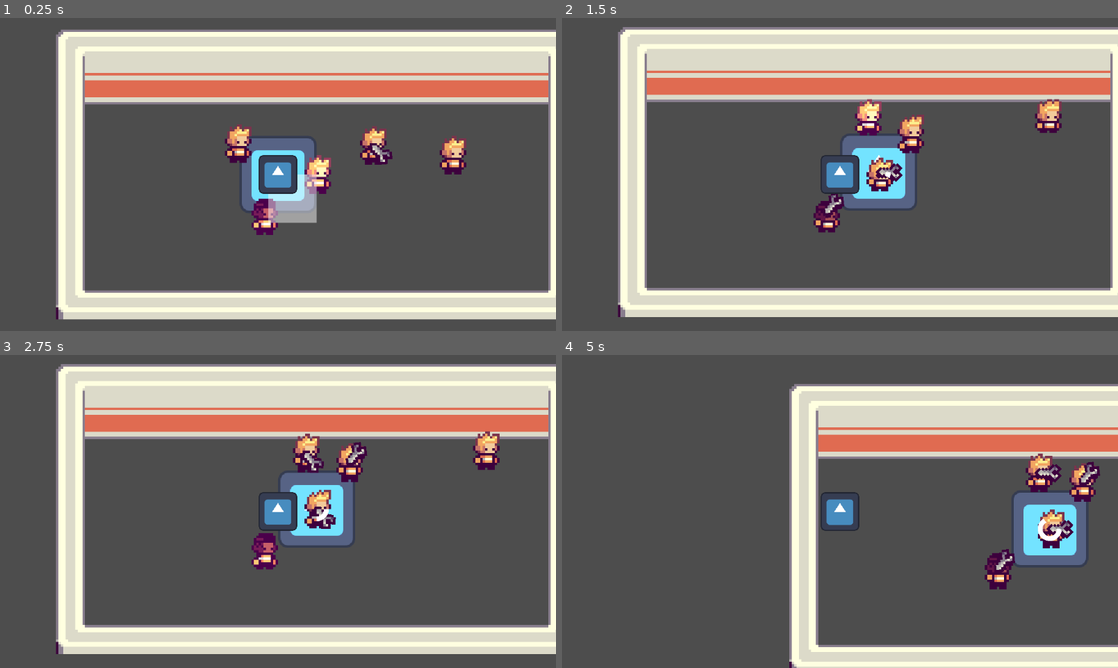
Above: before the commit, frames 1-4 (two rows, left to right).
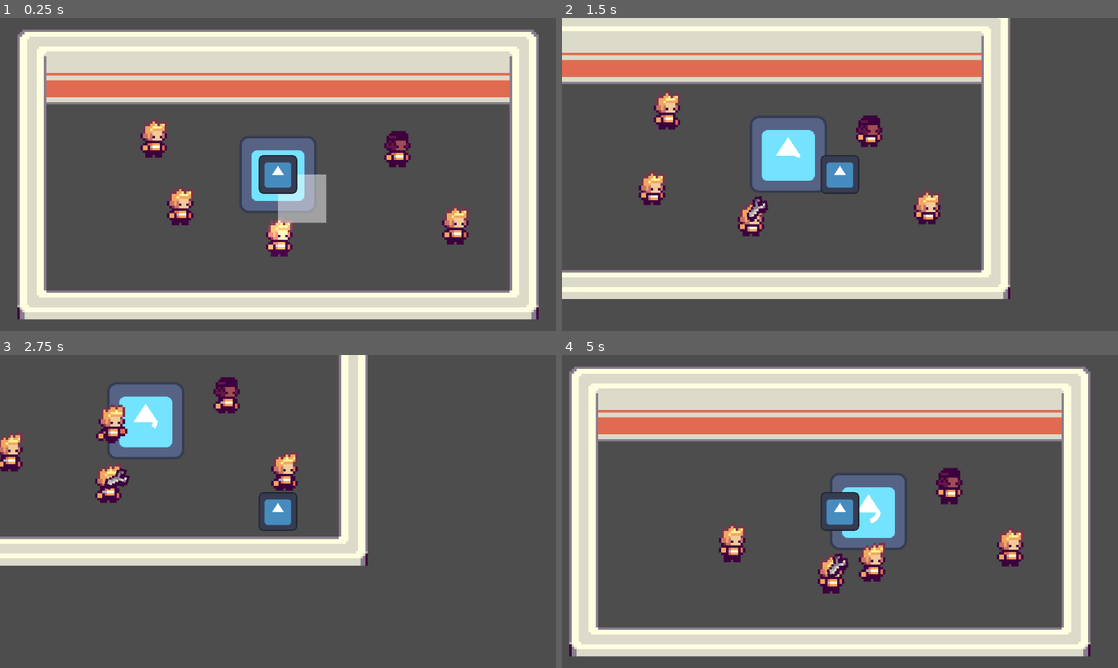
Above: after the commit, the same moments.

Repository: EEGAR1/summer-game-jam
Game: Godot game, scene res://scenes/main.tscn
The game is run twice, just before and just after one commit, with the same random seed, the same clock (stepped at 60 frames per second) and the same inputs. The engine's default icon, where the game draws it, is replaced by a stand-in: a white triangle on a blue panel in a dark square.
Inputs (mouse positions are in pixels of both pictures, inside the frame that each line leads up to):
- Up to frame 1 (0.25 s): no input
- Up to frame 2 (1.5 s): move the mouse to (878, 171) at 0.52 s; press the mouse at (878, 171) at 0.53 s; hold D (move_right) 0.53-1.28 s; move the mouse to (867, 115) at 1.27 s; release the mouse at (867, 115) at 1.28 s; hold S (move_down) from 1.28 s (still down); click (867, 115) at 1.35 s
- Up to frame 3 (2.75 s): move the mouse to (261, 549) at 2.02 s; release S (move_down) at 2.03 s; press the mouse at (261, 549) at 2.03 s; hold D (move_right) from 2.03 s (still down)
- Up to frame 4 (5 s): move the mouse to (912, 461) at 2.77 s; release D (move_right) at 2.78 s; release the mouse at (912, 461) at 2.78 s; hold W (move_up) 2.78-3.53 s; click (912, 461) at 2.85 s; move the mouse to (1045, 470) at 3.52 s; press the mouse at (1045, 470) at 3.53 s; hold A (move_left) from 3.53 s (still down); move the mouse to (673, 464) at 4.27 s; release the mouse at (673, 464) at 4.28 s; click (673, 464) at 4.35 s

The runs differ from the first frame. In frame 1, 20% of the frame differs, in the area x 3-100%, y 3-97%; in frame 2, 48%; in frame 3, 46%; in frame 4, 49%, in the area x 1-100%, y 3-100%.

Commit message:
Collision Bugfixes

Diff:
--- a/scenes/main.tscn
+++ b/scenes/main.tscn
@@ -29,33 +29,19 @@
 [node name="Node2D" type="Node2D" unique_id=343001479]
 
 [node name="Citizen" parent="." unique_id=1228245065 instance=ExtResource("1_tbgi4")]
-collision_layer = 1
-collision_mask = 0
-stress = 10.0
+position = Vector2(-41, 13)
 
-[node name="Citizen2" parent="." unique_id=808004829 instance=ExtResource("1_tbgi4")]
-position = Vector2(-33, -12)
-collision_layer = 1
-collision_mask = 0
-stress = 10.0
+[node name="Citizen2" parent="." unique_id=383556618 instance=ExtResource("1_tbgi4")]
+position = Vector2(-52, -15)
 
-[node name="Citizen3" parent="." unique_id=1980203821 instance=ExtResource("1_tbgi4")]
-position = Vector2(-22, 17)
-collision_layer = 1
-collision_mask = 0
-stress = 10.0
+[node name="Citizen3" parent="." unique_id=812543357 instance=ExtResource("1_tbgi4")]
+position = Vector2(49, -11)
 
-[node name="Citizen4" parent="." unique_id=1246393372 instance=ExtResource("1_tbgi4")]
-position = Vector2(23, -12)
-collision_layer = 1
-collision_mask = 0
-stress = 10.0
+[node name="Citizen4" parent="." unique_id=1863117809 instance=ExtResource("1_tbgi4")]
+position = Vector2(0, 26)
 
-[node name="Citizen5" parent="." unique_id=2042692568 instance=ExtResource("1_tbgi4")]
-position = Vector2(56, -8)
-collision_layer = 1
-collision_mask = 0
-stress = 10.0
+[node name="Citizen5" parent="." unique_id=1981682092 instance=ExtResource("1_tbgi4")]
+position = Vector2(73, 21)
 
 [node name="Camera2D" type="Camera2D" parent="." unique_id=493783764]
 zoom = Vector2(5, 5)
@@ -97,8 +83,8 @@
 script = ExtResource("6_tefeu")
 
 [node name="Player" type="CharacterBody2D" parent="." unique_id=1447796050]
-collision_layer = 3
-collision_mask = 3
+collision_layer = 0
+collision_mask = 2
 script = ExtResource("7_o6xl0")
 
 [node name="CollisionShape2D" type="CollisionShape2D" parent="Player" unique_id=206966406]
--- a/scenes/prefab/person.tscn
+++ b/scenes/prefab/person.tscn
@@ -7,7 +7,6 @@
 size = Vector2(16, 16)
 
 [node name="Person" type="CharacterBody2D" unique_id=1228245065]
-collision_layer = 3
 collision_mask = 2
 input_pickable = true
 script = ExtResource("1_bksyk")
@@ -19,7 +18,6 @@
 shape = SubResource("RectangleShape2D_1bvp3")
 
 [node name="NavigationAgent2D" type="NavigationAgent2D" parent="." unique_id=1929608735]
-path_desired_distance = 50.0
 path_max_distance = 100000.0
 avoidance_enabled = true
 radius = 8.0
